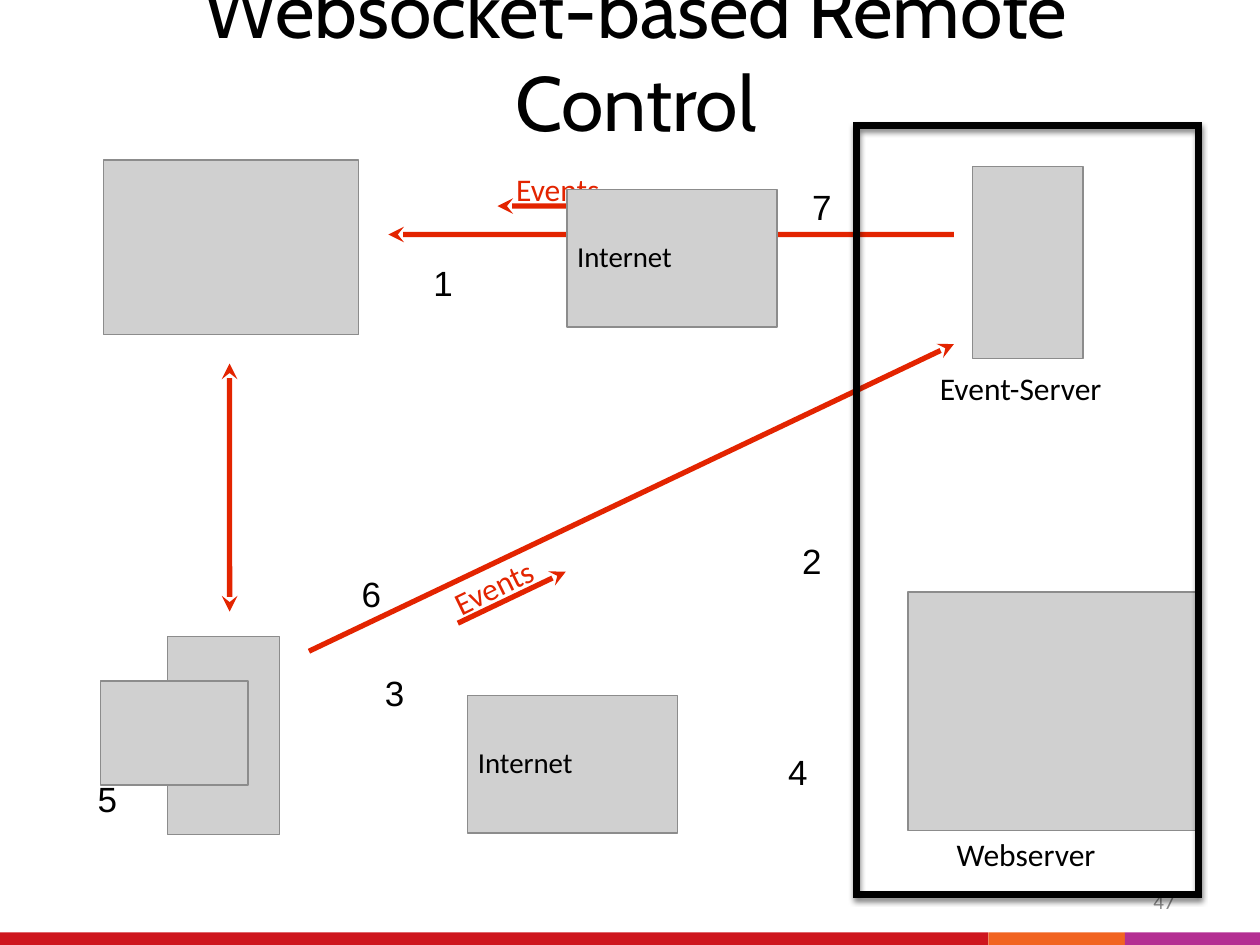
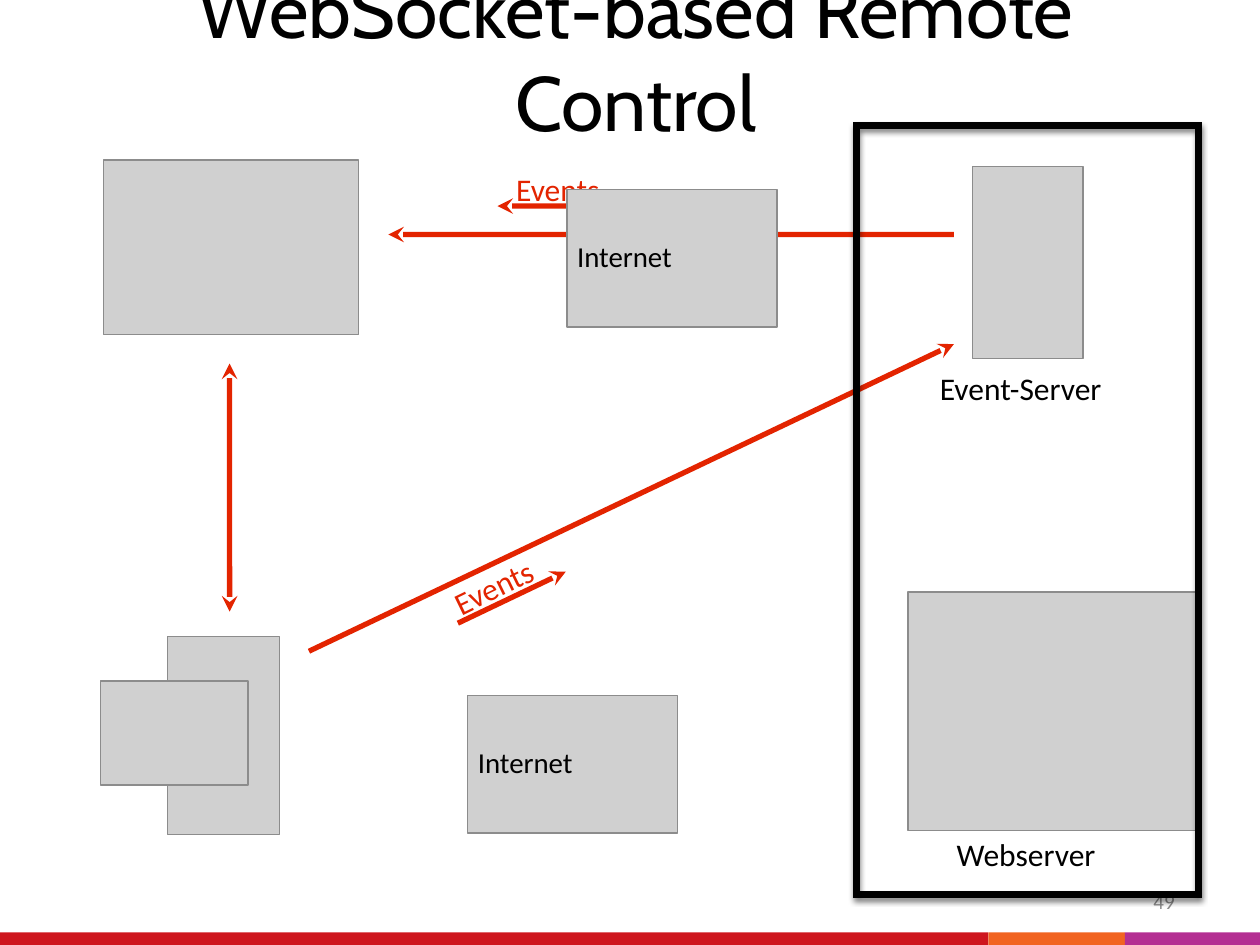
Before and after one commit to WebSocket101/WebSocket_Workshop_Froscon, a slide deck: slide 49 of Folien.pptx (slide 47 before the commit). Drawn at 1260x945 pixels with LibreOffice and Linux fonts; fonts in the diff are those of the drawing; grey boxes stand for pictures. Boxes give left, top, right and bottom in pixels: in the first picture for what was removed or moved away, otherwise in the second. Text is boxed around its words. In the diff, an @@ line names an element or a change of style, - is before the commit and + after.

Commit message:
update Folien

```diff
--- a/Folien.pptx
+++ b/Folien.pptx
@@ title at (x1=198, y1=0, x2=1073, y2=132): text changed @@
-Websocket-based Remote Control
+WebSocket-based Remote Control
@@ text removed at (x1=812, y1=196, x2=831, y2=220) @@
-7
@@ text removed at (x1=433, y1=272, x2=452, y2=296) @@
-1
@@ text removed at (x1=802, y1=549, x2=821, y2=574) @@
-2
@@ text removed at (x1=362, y1=582, x2=381, y2=608) @@
-6
@@ text removed at (x1=385, y1=681, x2=404, y2=707) @@
-3
@@ text removed at (x1=788, y1=761, x2=807, y2=785) @@
-4
@@ text removed at (x1=98, y1=784, x2=117, y2=813) @@
-5
@@ page number at (x1=1153, y1=891, x2=1174, y2=915): text changed @@
-47
+49
```
Also in this commit, not shown: 2 other slides changed, 3 slides added.
